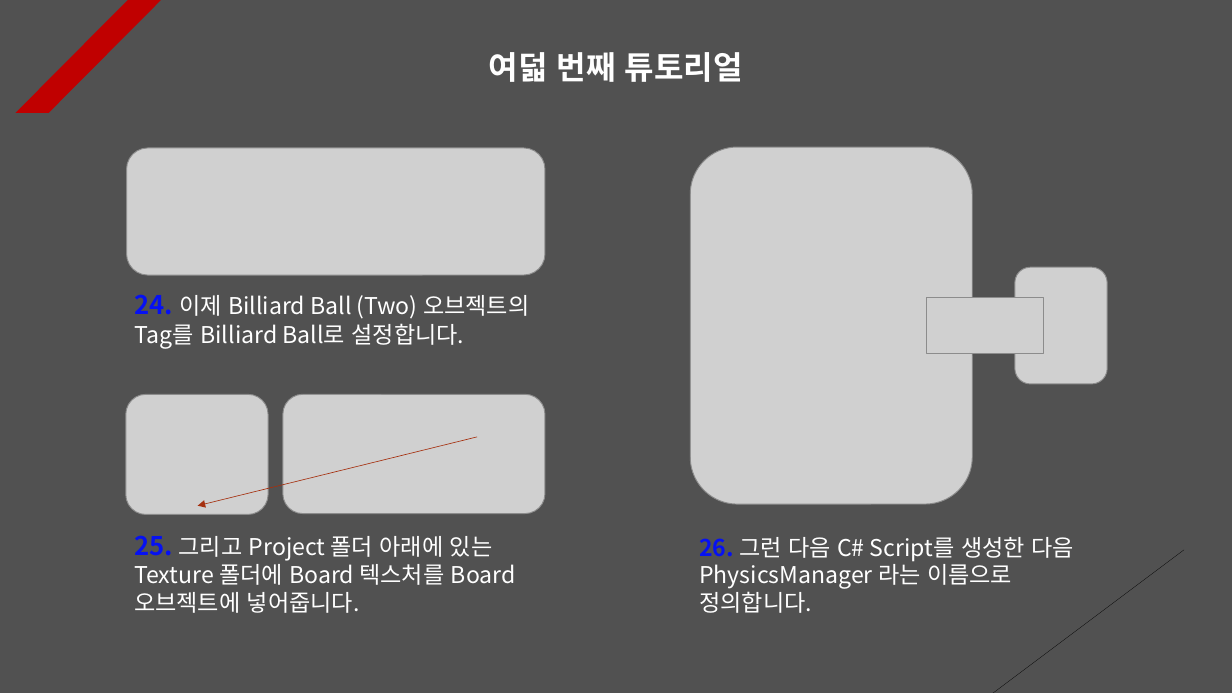
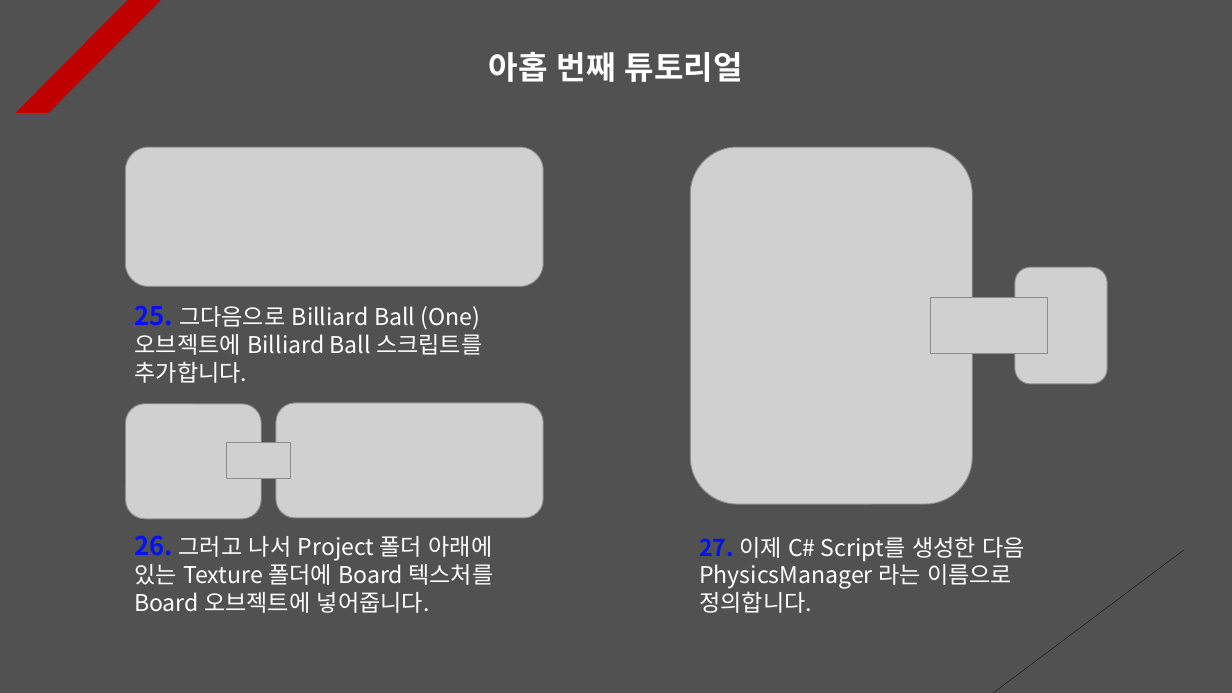
Before and after one commit to Unity2033/3D-UnityEngine, a slide deck: slide 9 of Assets/Physics/PPT Data/Physics Example.pptx (slide 8 before the commit). Drawn at 1232x693 pixels with LibreOffice and Linux fonts; fonts in the diff are those of the drawing; grey boxes stand for pictures. Boxes give left, top, right and bottom in pixels: in the first picture for what was removed or moved away, otherwise in the second. Text is boxed around its words. In the diff, an @@ line names an element or a change of style, - is before the commit and + after.

```diff
--- a/Assets/Physics/PPT Data/Physics Example.pptx
+++ b/Assets/Physics/PPT Data/Physics Example.pptx
@@ text at (x1=489, y1=52, x2=743, y2=82): text changed @@
-여덟 번째 튜토리얼
+아홉 번째 튜토리얼
@@ picture resized from (x1=127, y1=148, x2=545, y2=275) to (x1=126, y1=147, x2=543, y2=287) @@
@@ picture moved from (x1=927, y1=298, x2=1043, y2=353) to (x1=931, y1=298, x2=1048, y2=353) @@
@@ text at (x1=135, y1=305, x2=482, y2=383): text changed @@
-24. 이제 Billiard Ball (Two) 오브젝트의 Tag를 Billiard Ball로 설정합니다.
+25. 그다음으로 Billiard Ball (One) 오브젝트에 Billiard Ball 스크립트를 추가합니다.
@@ picture resized from (x1=126, y1=395, x2=268, y2=515) to (x1=126, y1=404, x2=262, y2=518) @@
@@ picture resized from (x1=283, y1=395, x2=545, y2=514) to (x1=276, y1=403, x2=543, y2=518) @@
@@ arrow removed from (477, 437) to (198, 506) @@
@@ picture added at (x1=226, y1=443, x2=290, y2=479) @@
@@ text at (x1=134, y1=535, x2=493, y2=613): text changed @@
-25. 그리고 Project 폴더 아래에 있는 Texture 폴더에 Board 텍스처를 Board 오브젝트에 넣어줍니다.
+26. 그러고 나서 Project 폴더 아래에 있는 Texture 폴더에 Board 텍스처를 Board 오브젝트에 넣어줍니다.
@@ text at (x1=699, y1=537, x2=1025, y2=613): text changed @@
-26. 그런 다음 C# Script를 생성한 다음 PhysicsManager 라는 이름으로 정의합니다.
+27. 이제 C# Script를 생성한 다음 PhysicsManager 라는 이름으로 정의합니다.
```
Also in this commit, not shown: 13 other slides changed, 2 slides added, 22 other files.
